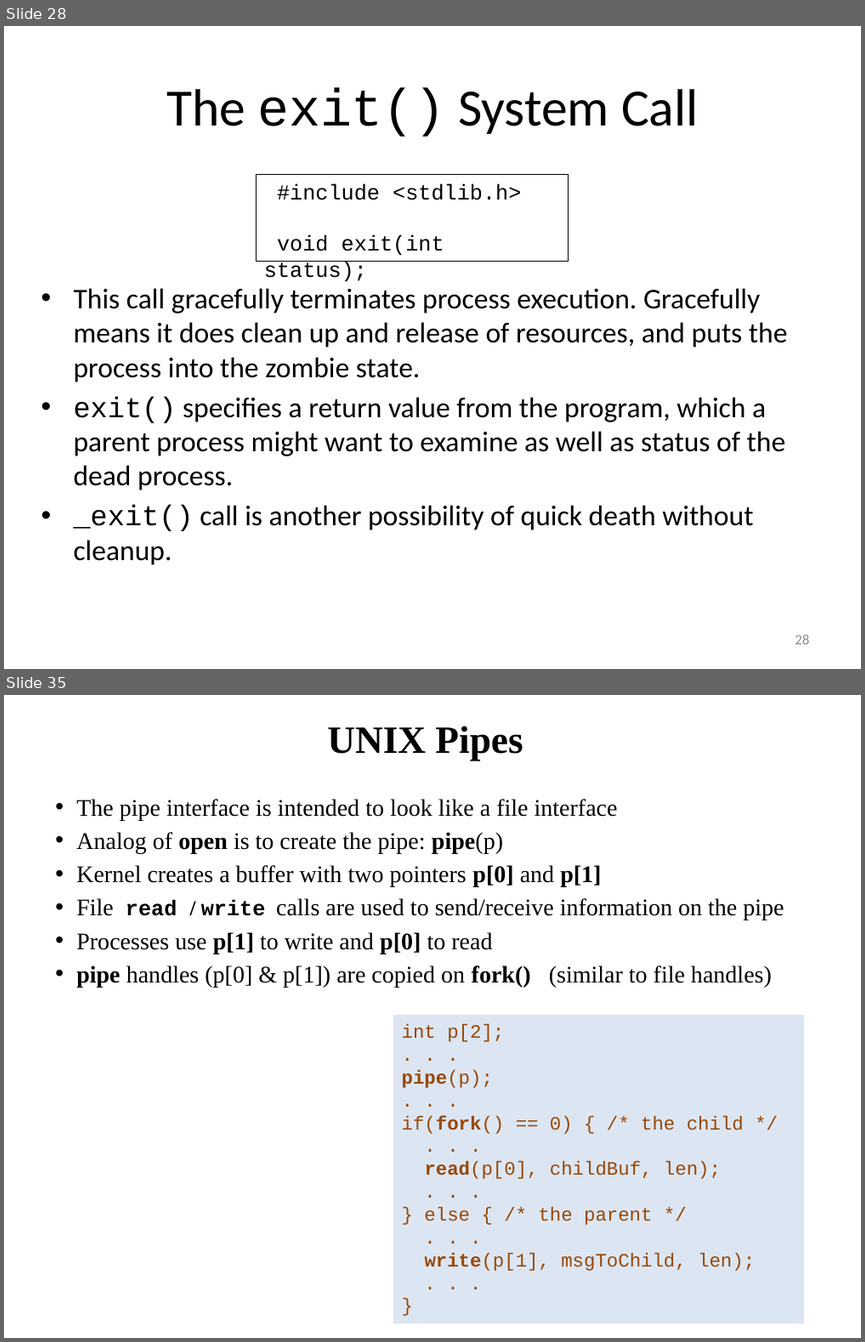
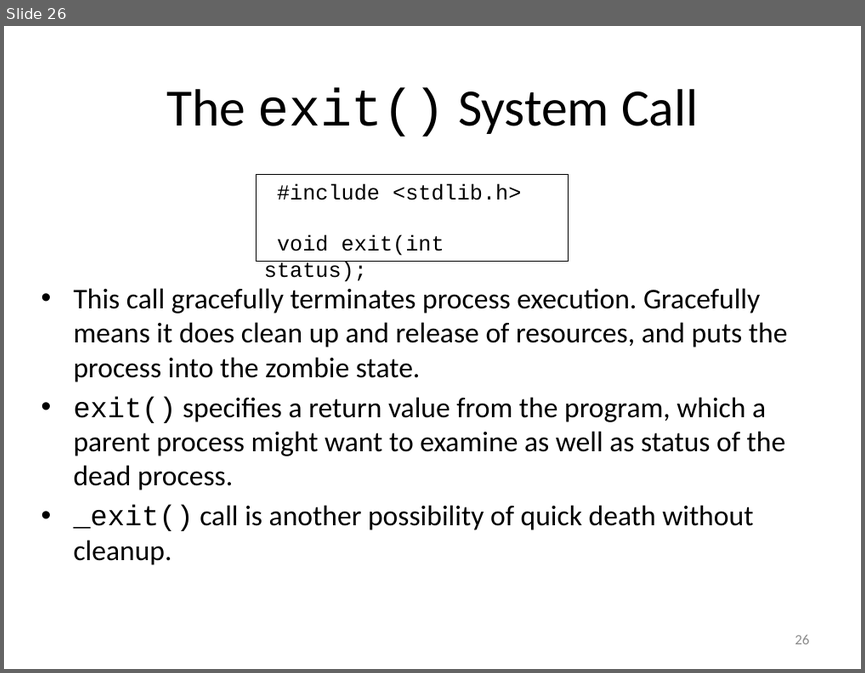
Before and after one commit to mezla/Sections, a slide deck: Will_Section2_Resources/Section 2 Powerpoint.pptx. Shown one above the other, each under a label of ours: slides 28 and 35 before the commit, slide 26 after it; the slides between them are not shown. The pictures are 865x1342 and 865x673 pixels, drawn with LibreOffice and Linux fonts; fonts in the diff are those of the drawing. Boxes give left, top, right and bottom in pixels: in the first picture for what was removed or moved away, otherwise in the second. Text is boxed around its words. In the diff, an @@ line names an element or a change of style, - is before the commit and + after.

```diff
--- a/Will_Section2_Resources/Section 2 Powerpoint.pptx
+++ b/Will_Section2_Resources/Section 2 Powerpoint.pptx
@@ slide 35 removed at box(4, 695, 861, 1338), background #FFFFFF @@
@@ title removed at box(327, 726, 522, 760) @@
-UNIX Pipes
@@ text removed at box(76, 799, 783, 987) @@
-• The pipe interface is intended to look like a file interface
-• Analog of open is to create the pipe: pipe(p)
-• Kernel creates a buffer with two pointers p[0] and p[1]
-• File read / write calls are used to send/receive information on the pipe
-• Processes use p[1] to write and p[0] to read
-• pipe handles (p[0] & p[1]) are copied on fork() (similar to file handles)
@@ rectangle removed at box(393, 1015, 803, 1323) @@
-int p[2];
-. . .
-pipe(p);
-. . .
-if(fork() == 0) { /* the child */
-. . .
-read(p[0], childBuf, len);
-. . .
-} else { /* the parent */
-. . .
-write(p[1], msgToChild, len);
-. . .
-}
@@ what was slide 28 is now slide 26 @@
@@ page number at box(794, 635, 809, 644): text changed @@
-28
+26
```
Also in this commit, not shown: 11 other slides removed, 15 other files.
